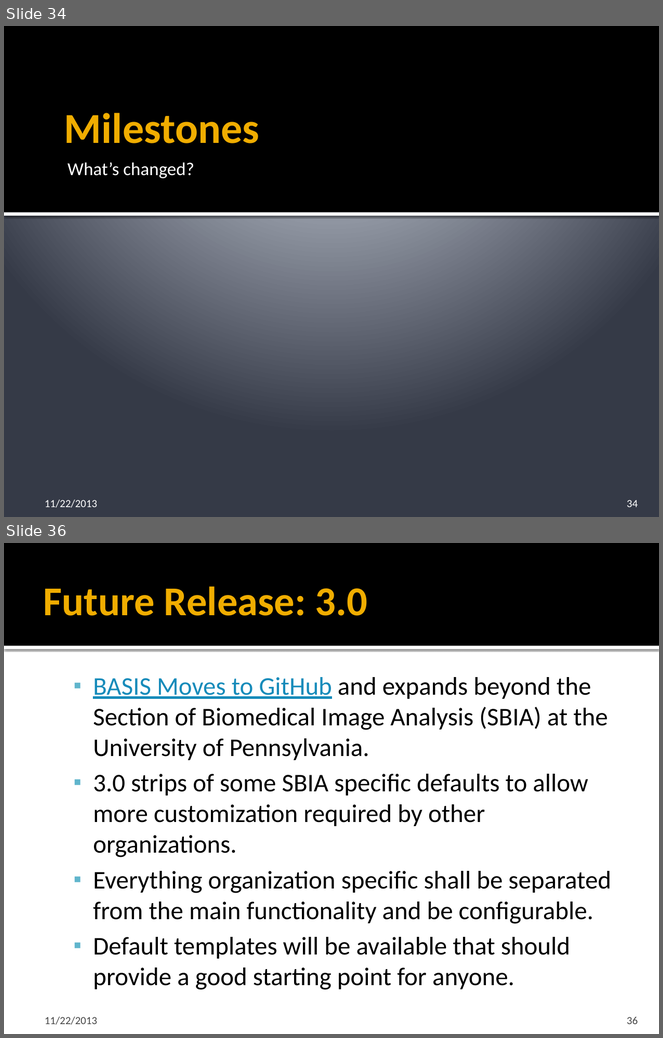
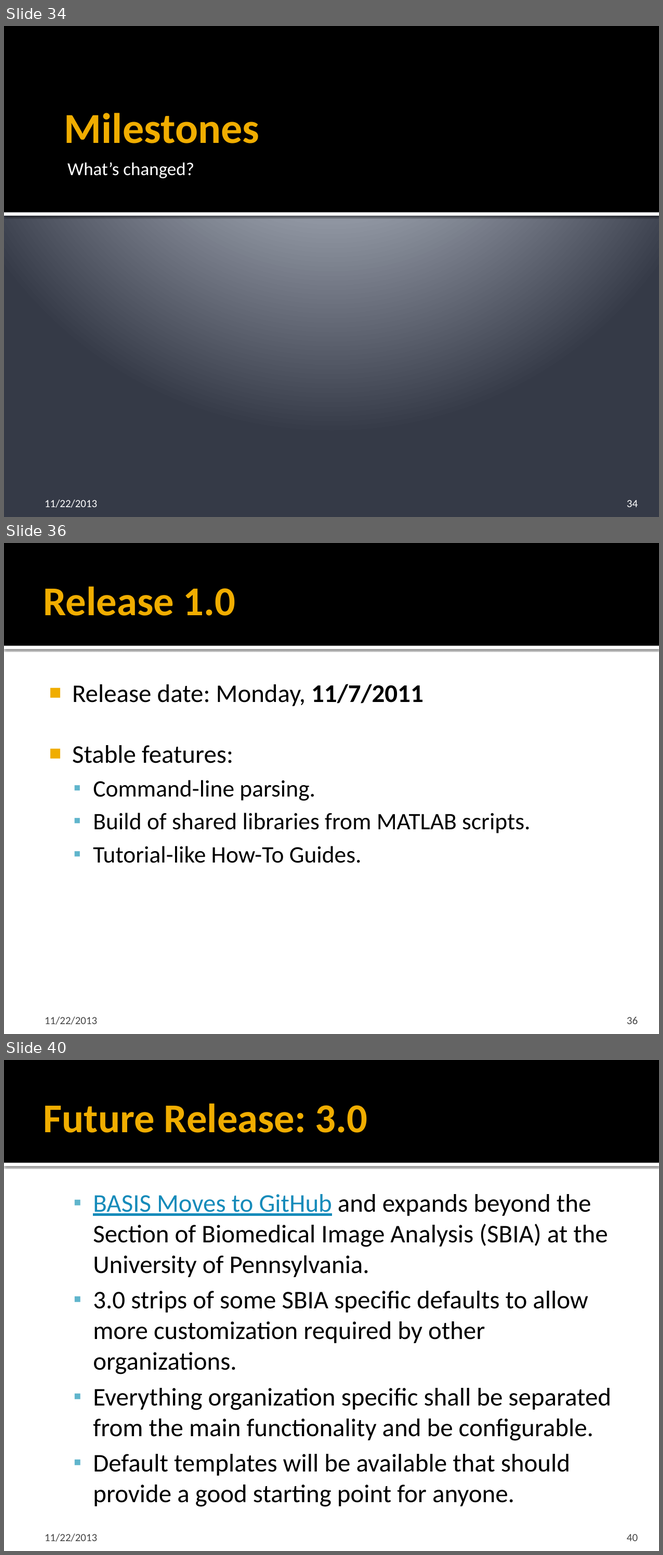
Before and after one commit to cmake-basis/legacy, a slide deck: doc/BASIS_Introduction.pptx. Shown one above the other, each under a label of ours: slides 34 and 36 before the commit, slides 34, 36 and 40 after it; the slides between them are not shown. The pictures are 663x1038 and 663x1555 pixels, drawn with LibreOffice and Linux fonts; fonts in the diff are those of the drawing. Boxes give left, top, right and bottom in pixels: in the first picture for what was removed or moved away, otherwise in the second. Text is boxed around its words. In the diff, an @@ line names an element or a change of style, - is before the commit and + after.

```diff
--- a/doc/BASIS_Introduction.pptx
+++ b/doc/BASIS_Introduction.pptx
@@ slide 36 added at <box>4,543,659,1034</box>, background #FFFFFF; not listed: 2 template elements that a slide beside it also shows @@
@@ title added at <box>44,586,236,616</box>, 45 pt, text #F0AD00, bold @@
+Release 1.0
@@ text added at <box>72,684,530,863</box>, 26 pt, text #000000 @@
+■ Release date: Monday, 11/7/2011
+■ Stable features:
+  ▪ Command-line parsing.
+  ▪ Build of shared libraries from MATLAB scripts.
+  ▪ Tutorial-like How-To Guides.
@@ text added at <box>45,1017,97,1025</box>, 12 pt, text #454545 @@
+11/22/2013
@@ page number added at <box>627,1017,638,1025</box>, 12 pt, text #454545 @@
+36
@@ what was slide 36 is now slide 40 @@
@@ page number at <box>627,1534,638,1542</box>: text changed @@
-36
+40
```
Also in this commit, not shown: 11 slides changed, 3 other slides added.
